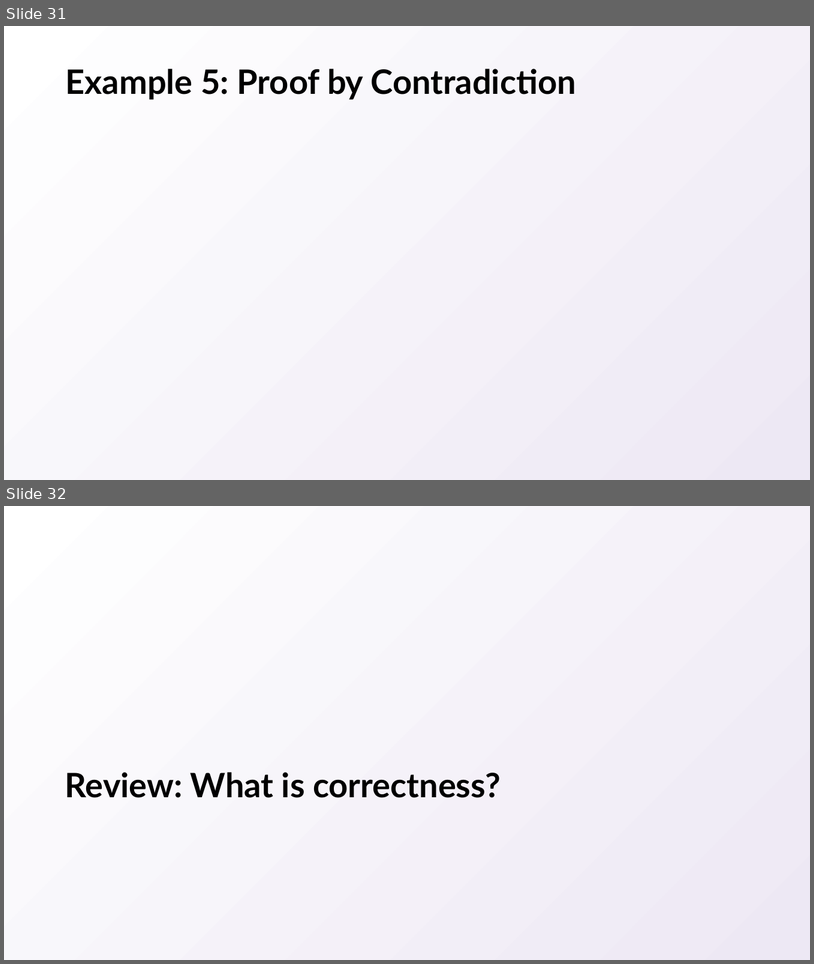
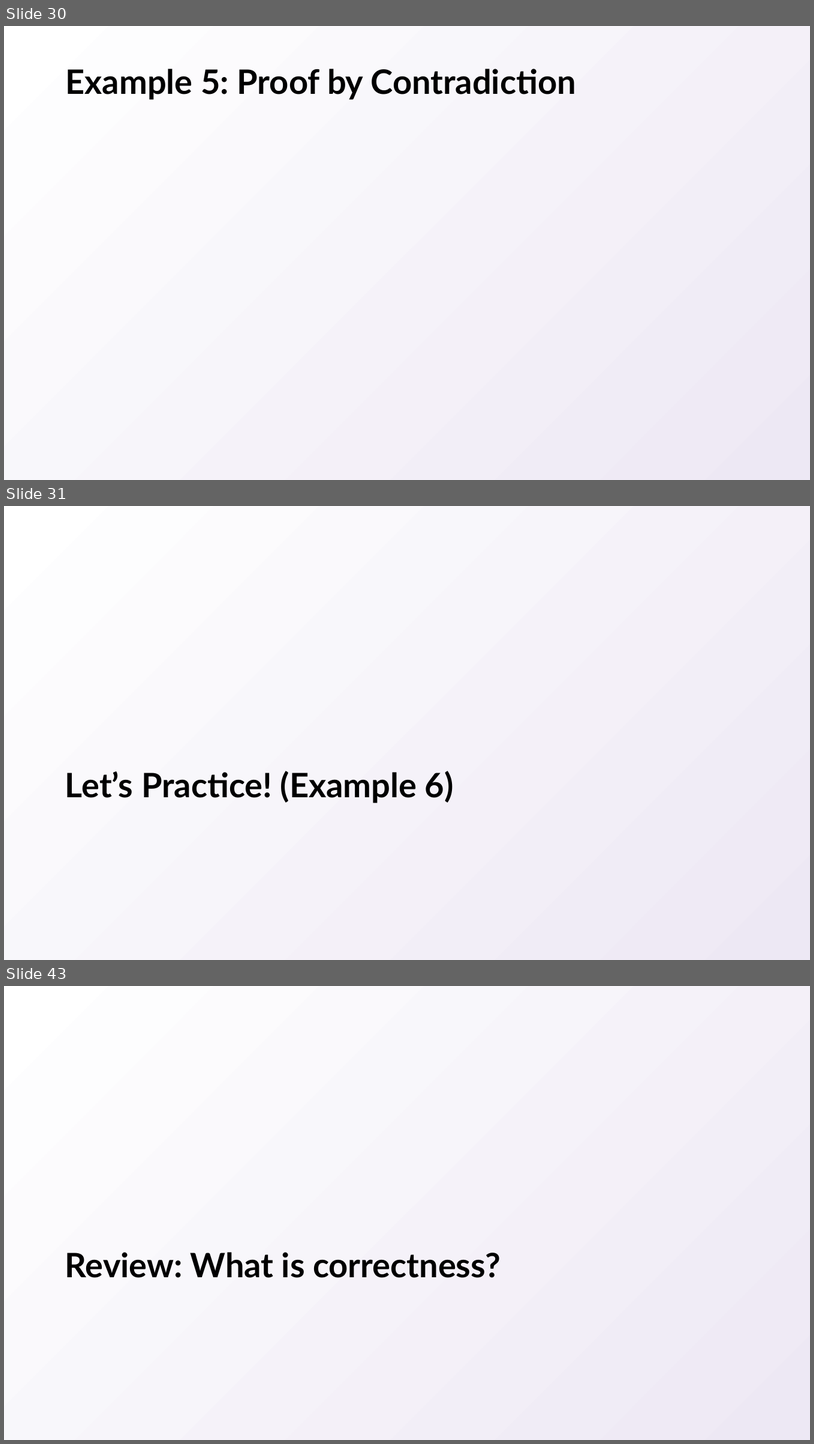
Before and after one commit to natebrunelle/cse417, a slide deck: markdown/files/slides/03.pptx. Shown one above the other, each under a label of ours: slides 31 and 32 before the commit, slides 30, 31 and 43 after it; the slides between them are not shown. The pictures are 814x964 and 814x1444 pixels, drawn with LibreOffice and Linux fonts; fonts in the diff are those of the drawing; grey boxes stand for pictures. Boxes give left, top, right and bottom in pixels: in the first picture for what was removed or moved away, otherwise in the second. Text is boxed around its words. In the diff, an @@ line names an element or a change of style, - is before the commit and + after.

```diff
--- a/markdown/files/slides/03.pptx
+++ b/markdown/files/slides/03.pptx
@@ slide 31 added at (4,506,810,960), background gradient #FFFFFF to #EDE8F4 @@
@@ title added at (65,771,454,803), 40 pt, text #000000, bold @@
+Let’s Practice! (Example 6)
@@ what was slide 31 is now slide 30 @@
@@ what was slide 32 is now slide 43 @@
```
Also in this commit, not shown: 5 slides changed, 10 other slides added, 2 other files.
